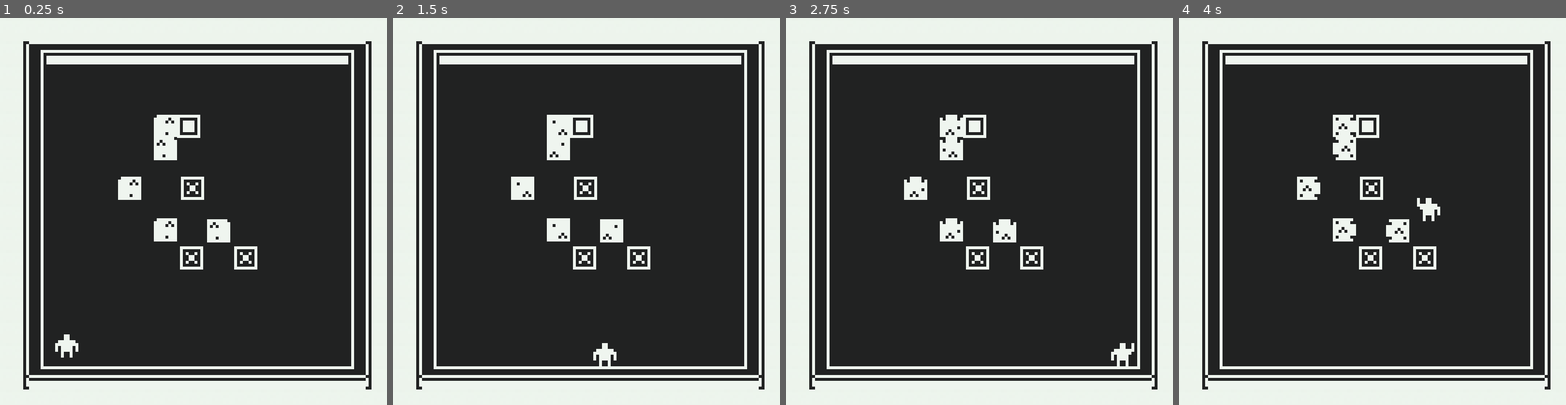
Above: before the commit, frames 1-4 (left to right).
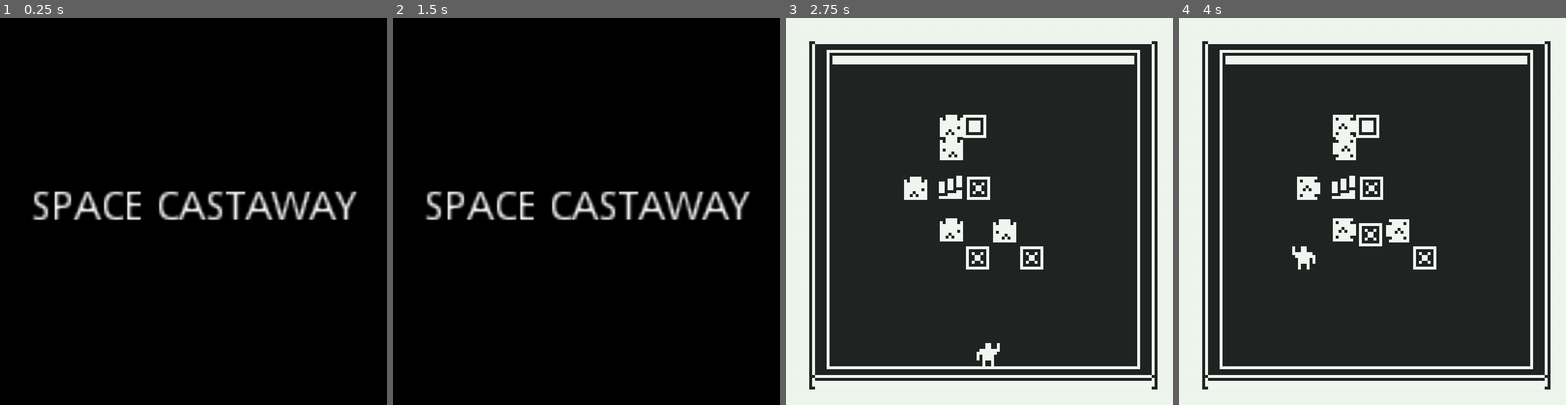
Above: after the commit, the same moments.

Repository: pageSwanson/library-game-series
Game: Godot game, scene res://Planet_0.tscn
Two runs of this game, one before a commit and one after it. Both use one fixed random seed, a clock stepped at 60 frames per second and the inputs below.
Inputs:
- Up to frame 1 (0.25 s): no input
- Up to frame 2 (1.5 s): hold Right (move_right) 0.53-1.28 s; hold Down (move_down) from 1.28 s (still down)
- Up to frame 3 (2.75 s): release Down (move_down) at 2.03 s; hold Right (move_right) from 2.03 s (still down)
- Up to frame 4 (4 s): release Right (move_right) at 2.78 s; hold Up (move_up) 2.78-3.53 s; hold Left (move_left) from 3.53 s (still down)

The runs differ from the first frame. In frame 1, 99% of the frame differs, in the area x 0-100%, y 0-100%; in frame 2, 99%; in frame 3, 0.6%; in frame 4, 1.0%.

Commit message:
complete the game, synchronized with notes
added an objective, splash screens

Diff:
--- a/space-game/Castaway.gd
+++ b/space-game/Castaway.gd
@@ -10,6 +10,10 @@
 	set_position(input_position)
 	show()
 	enable_collisions()
+
+func disable() -> void:
+	hide()
+	$CollisionShape2D.set_deferred("disabled", true)
 
 func enable_collisions() -> void:
 	$CollisionShape2D.set_deferred("disabled", false)
--- a/space-game/Castaway.tscn
+++ b/space-game/Castaway.tscn
@@ -9,6 +9,21 @@
 
 [sub_resource type="SpriteFrames" id=1]
 animations = [ {
+"frames": [ ExtResource( 5 ) ],
+"loop": true,
+"name": "down",
+"speed": 5.0
+}, {
+"frames": [ ExtResource( 1 ) ],
+"loop": true,
+"name": "push_up",
+"speed": 5.0
+}, {
+"frames": [ ExtResource( 4 ) ],
+"loop": true,
+"name": "up",
+"speed": 5.0
+}, {
 "frames": [ ExtResource( 5 ), ExtResource( 6 ) ],
 "loop": true,
 "name": "idle",
@@ -17,21 +32,6 @@
 "frames": [ ExtResource( 2 ) ],
 "loop": true,
 "name": "right",
-"speed": 5.0
-}, {
-"frames": [ ExtResource( 4 ) ],
-"loop": true,
-"name": "up",
-"speed": 5.0
-}, {
-"frames": [ ExtResource( 5 ) ],
-"loop": true,
-"name": "down",
-"speed": 5.0
-}, {
-"frames": [ ExtResource( 1 ) ],
-"loop": true,
-"name": "push_up",
 "speed": 5.0
 } ]
 
--- /dev/null
+++ b/space-game/Objective.gd
@@ -0,0 +1,7 @@
+extends Area2D
+
+signal reached
+
+func _on_Objective_body_entered(body):
+	emit_signal("reached")
+	$CollisionShape2D.set_deferred("disabled", true) # don't interrupt physics
--- /dev/null
+++ b/space-game/Objective.tscn
@@ -0,0 +1,24 @@
+[gd_scene load_steps=4 format=2]
+
+[ext_resource path="res://art/tile_0053.png" type="Texture" id=1]
+[ext_resource path="res://Objective.gd" type="Script" id=2]
+
+[sub_resource type="RectangleShape2D" id=1]
+extents = Vector2( 11, 11 )
+
+[node name="Objective" type="Area2D"]
+collision_layer = 16
+script = ExtResource( 2 )
+__meta__ = {
+"_edit_group_": true
+}
+
+[node name="Sprite" type="Sprite" parent="."]
+scale = Vector2( 3, 3 )
+z_index = -1
+texture = ExtResource( 1 )
+
+[node name="CollisionShape2D" type="CollisionShape2D" parent="."]
+shape = SubResource( 1 )
+
+[connection signal="body_entered" from="." to="." method="_on_Objective_body_entered"]
--- a/space-game/Planet_0.gd
+++ b/space-game/Planet_0.gd
@@ -16,13 +16,23 @@
 
 # Called when the node enters the scene tree for the first time.
 func _ready():
-	initialize()
+	$Splash.start_game()
 
 
 # Called every frame. 'delta' is the elapsed time since the previous frame.
 #func _process(delta):
 #	pass
 
+func _on_Castaway_hit():
+	$Splash.retry_game()
 
-func _on_Castaway_hit():
+func _on_Objective_reached():
+	$Castaway.disable()
+	# use a quick timer and
+	# wait before splash and close the game
+	yield(get_tree().create_timer(2), "timeout")
+	# the game is completed
+	$Splash.end_game()
+
+func _on_Splash_game_start():
 	initialize()
--- a/space-game/Planet_0.tscn
+++ b/space-game/Planet_0.tscn
@@ -13,6 +13,8 @@
 [ext_resource path="res://art/tile_0160.png" type="Texture" id=11]
 [ext_resource path="res://SlimeObstacle.tscn" type="PackedScene" id=12]
 [ext_resource path="res://MovableObstacle.tscn" type="PackedScene" id=13]
+[ext_resource path="res://Objective.tscn" type="PackedScene" id=14]
+[ext_resource path="res://Splash.tscn" type="PackedScene" id=15]
 
 [sub_resource type="ConvexPolygonShape2D" id=1]
 points = PoolVector2Array( 0, 0, 8, 0, 8, 8, 0, 8 )
@@ -210,8 +212,10 @@
 [node name="Planet_0" type="Node"]
 script = ExtResource( 3 )
 
+[node name="Splash" parent="." instance=ExtResource( 15 )]
+
 [node name="Castaway" parent="." instance=ExtResource( 1 )]
-position = Vector2( 349, 91 )
+position = Vector2( 69, 340 )
 
 [node name="StartPosition" type="Position2D" parent="."]
 position = Vector2( 69, 339 )
@@ -253,9 +257,14 @@
 position = Vector2( 198, 248 )
 
 [node name="MovableObstacle2" parent="." instance=ExtResource( 13 )]
-position = Vector2( 199, 176 )
+position = Vector2( 201, 162 )
 
 [node name="MovableObstacle3" parent="." instance=ExtResource( 13 )]
 position = Vector2( 254, 248 )
 
+[node name="Objective" parent="." instance=ExtResource( 14 )]
+position = Vector2( 170, 175 )
+
+[connection signal="game_start" from="Splash" to="." method="_on_Splash_game_start"]
 [connection signal="hit" from="Castaway" to="." method="_on_Castaway_hit"]
+[connection signal="reached" from="Objective" to="." method="_on_Objective_reached"]
--- /dev/null
+++ b/space-game/Splash.gd
@@ -0,0 +1,32 @@
+extends CanvasLayer
+
+signal game_start
+
+func start_game() -> void:
+	$Message.text = "Space Castaway"
+	display_and_countdown()
+	# stop the game from doing anything else - don't move until the timer is done
+	yield($Timer, "timeout")
+	emit_signal("game_start")
+
+func retry_game() -> void:
+	$Message.text = "Game Over"
+	display_and_countdown()
+	# add this yield so we hesitate before restarting the level
+	yield($Timer, "timeout")
+	start_game()
+
+func end_game() -> void:
+	$Message.text = "You Escaped"
+	$ColorRect.show()
+	$Message.show()
+
+func display_and_countdown() -> void:
+	# reference the nodes as you named them
+	$ColorRect.show()
+	$Message.show()
+	$Timer.start()
+
+func _on_Timer_timeout() -> void:
+	$ColorRect.hide()
+	$Message.hide()
--- /dev/null
+++ b/space-game/Splash.tscn
@@ -0,0 +1,38 @@
+[gd_scene load_steps=2 format=2]
+
+[ext_resource path="res://Splash.gd" type="Script" id=1]
+
+[node name="Splash" type="CanvasLayer"]
+script = ExtResource( 1 )
+
+[node name="ColorRect" type="ColorRect" parent="."]
+anchor_right = 1.0
+anchor_bottom = 1.0
+color = Color( 0, 0, 0, 1 )
+__meta__ = {
+"_edit_use_anchors_": false
+}
+
+[node name="Message" type="Label" parent="."]
+anchor_left = 0.5
+anchor_top = 0.5
+anchor_right = 0.5
+anchor_bottom = 0.5
+margin_left = -168.0
+margin_top = -24.0
+margin_right = -56.0
+margin_bottom = -10.0
+rect_scale = Vector2( 3, 3 )
+custom_colors/font_color = Color( 1, 1, 1, 1 )
+text = "Space Castaway"
+align = 1
+uppercase = true
+__meta__ = {
+"_edit_use_anchors_": false
+}
+
+[node name="Timer" type="Timer" parent="."]
+wait_time = 2.0
+one_shot = true
+
+[connection signal="timeout" from="Timer" to="." method="_on_Timer_timeout"]
--- a/space-game/project.godot
+++ b/space-game/project.godot
@@ -56,6 +56,7 @@
 2d_physics/layer_2="Obstacle"
 2d_physics/layer_3="Slime"
 2d_physics/layer_4="Moveable"
+2d_physics/layer_5="Objective"
 
 [physics]
 
Not shown: 1 places in space-game/Planet_0.tscn that only renumber resources
Not shown, changed: 2022_04_07_session.md
